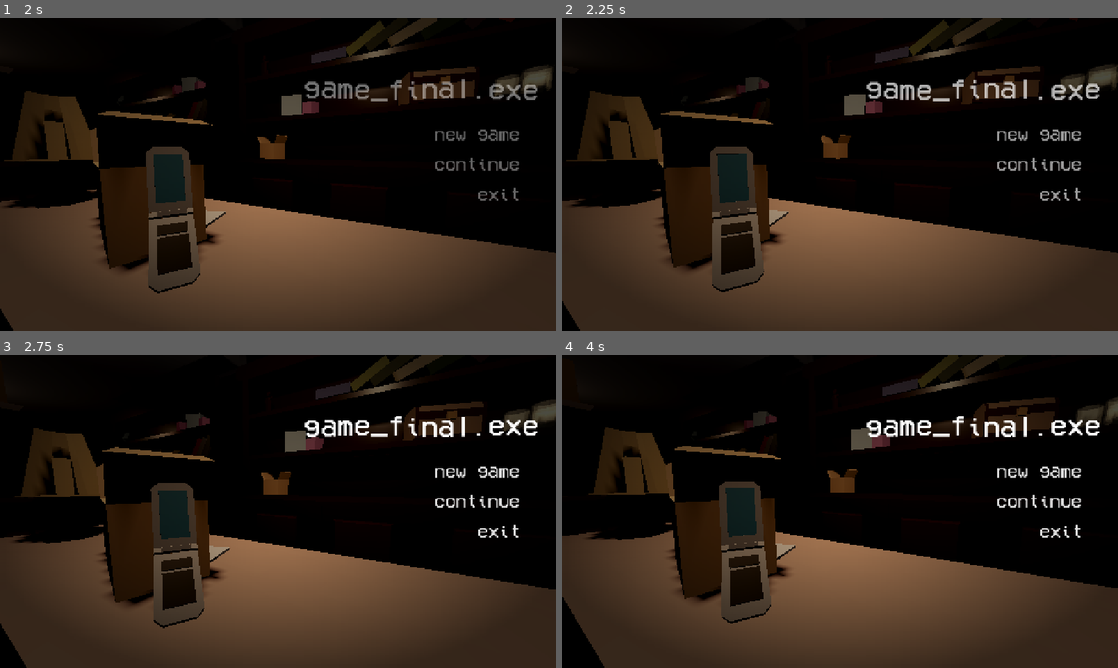
Above: before the commit, frames 1-4 (two rows, left to right).
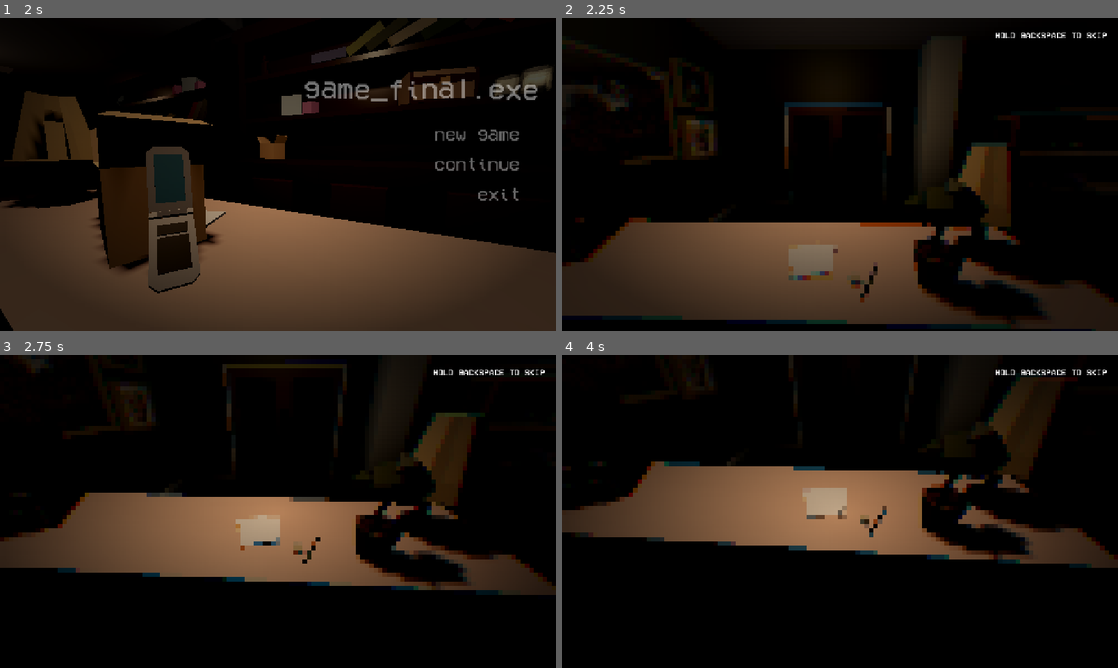
Above: after the commit, the same moments.

Repository: kaminaryu/project-found-footage
Game: Godot game, scene res://Scenes/Menu/main_menu.tscn
Same seed, same stepped clock (60 frames per second), same inputs: the game is played once before the commit and once after it. Sound files missing from this copy of the repository are replaced by a short silence.
Inputs (mouse positions are in pixels of both pictures, inside the frame that each line leads up to):
- Up to frame 1 (2 s): click "new game" at 0.5 s; tap Enter (ui_accept) at 1.25, 1.52 s; move the mouse to (400, 158) at 1.27 s; hold D (move_right) from 1.28 s (still down); hold Shift (crouch) from 1.28 s (still down); click (400, 158) at 1.42 s
- Up to frame 2 (2.25 s): release D (move_right) at 2 s; release Shift (crouch) at 2 s; click "new game" at 2 s
- Up to frame 3 (2.75 s): no input
- Up to frame 4 (4 s): click (1040, 498) at 2.75 s, where only the run before the commit has a clickable "continue"; click (1040, 498) at 3.5 s, where only the run before the commit has a clickable "continue"

Frame 1 is identical in both runs. In frame 2, 34% of the frame differs, in the area x 0-100%, y 0-100%; in frame 3, 50%; in frame 4, 59%.

Commit message:
Fixed button not working during opening animation.

Diff:
--- a/Scenes/Menu/main_menu.tscn
+++ b/Scenes/Menu/main_menu.tscn
@@ -11,8 +11,9 @@
 [ext_resource type="Script" uid="uid://byaclsgcotlqi" path="res://Scenes/Menu/continue_button.gd" id="6_w1xia"]
 [ext_resource type="Script" uid="uid://b8uivajxtj187" path="res://Objects/Mechanism/Phone/flip_phone.gd" id="7_1di0l"]
 [ext_resource type="Material" uid="uid://rhc1pyuphad" path="res://Assets/Shaders/interactable_highlight.tres" id="8_w1xia"]
+[ext_resource type="PackedScene" uid="uid://brqscmg7p4w07" path="res://Scenes/Menu/splash_screen.tscn" id="9_jqrnd"]
 [ext_resource type="AudioStream" uid="uid://cs3bjwxdb4rbv" path="res://Assets/Audios/Musics/a chipped reed - Gentle Groove.mp3" id="11_nbh3q"]
-[ext_resource type="PackedScene" uid="uid://brqscmg7p4w07" path="res://Scenes/Menu/splash_screen.tscn" id="9_jqrnd"]
+
 [sub_resource type="StandardMaterial3D" id="StandardMaterial3D_v7thv"]
 resource_name = "Box"
 cull_mode = 2
@@ -191,10 +192,10 @@
 tracks/2/interp = 1
 tracks/2/loop_wrap = true
 tracks/2/keys = {
-"times": PackedFloat32Array(0.0333333, 3.1666665),
-"transitions": PackedFloat32Array(1, 1),
+"times": PackedFloat32Array(0),
+"transitions": PackedFloat32Array(1),
 "update": 1,
-"values": [0, 2]
+"values": [2]
 }
 tracks/3/type = "value"
 tracks/3/imported = false
